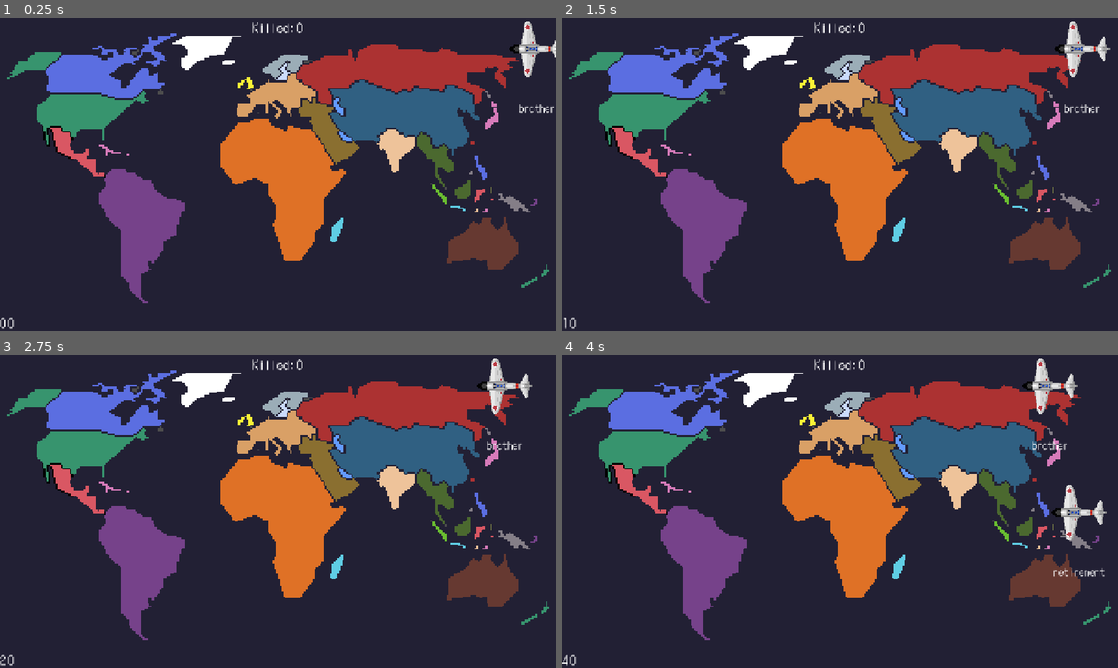
Above: before the commit, frames 1-4 (two rows, left to right).
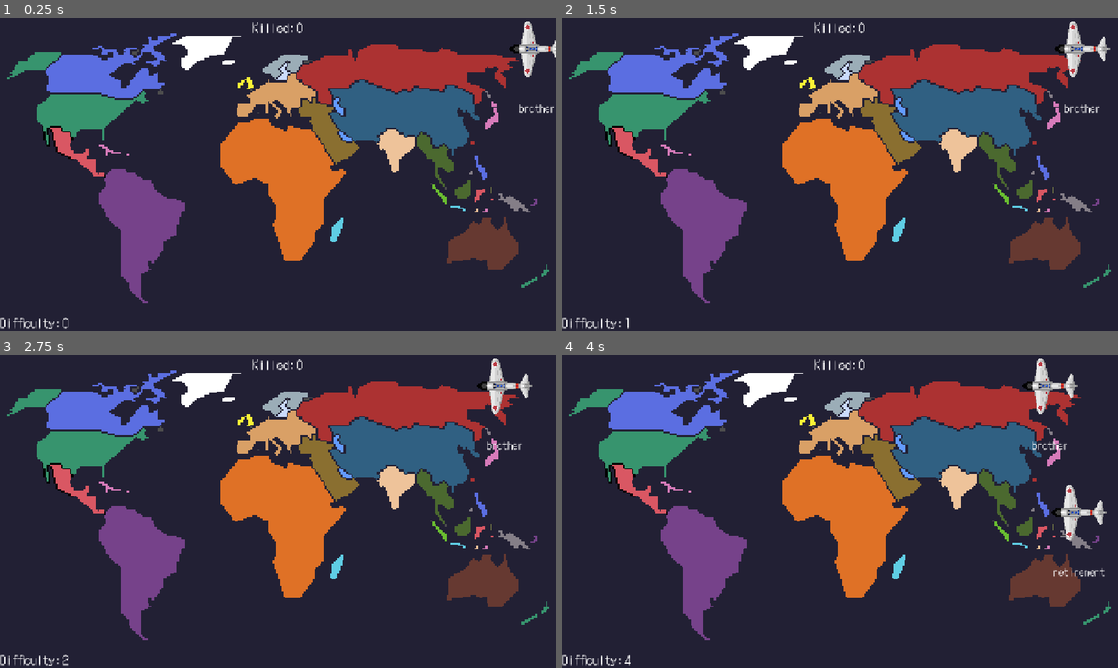
Above: after the commit, the same moments.

Repository: injust90/mnemosyne
Game: Godot game, scene res://scenes/main.tscn
Two runs of this game, one before a commit and one after it. Both use one fixed random seed, a clock stepped at 60 frames per second and the inputs below.
Inputs:
- Up to frame 1 (0.25 s): no input
- Up to frame 2 (1.5 s): tap Enter at 0.5 s
- Up to frame 3 (2.75 s): no input
- Up to frame 4 (4 s): no input

The runs differ from the first frame. In frame 1, 0.1% of the frame differs, in the area x 0-13%, y 95-100%; in frame 2, 0.2%; in frame 3, 0.2%; in frame 4, 0.2%.

Commit message:
Did a small refactor to put the logic in enemy.gd away from main.gd

Diff:
--- a/Scripts/Main.gd
+++ b/Scripts/Main.gd
@@ -2,69 +2,24 @@
 
 var Enemy = preload("res://scenes/enemy.tscn")
 
-@onready var enemy_container = $EnemyContainer
 @onready var spawn_container = $SpawnContainer
 @onready var spawn_timer = $SpawnTimer
 @onready var difficulty_timer = $DifficultyTimer
 
-@onready var difficulty_value = $CanvasLayer/VBoxContainer/BottomRow/HBoxContainer/DifficultyLabel
+@onready var enemy_container = $EnemyContainer
+@onready var difficulty_value = $CanvasLayer/VBoxContainer/BottomRow/HBoxContainer/DifficultyValue
 @onready var killed_value = $CanvasLayer/VBoxContainer/TopRow2/TopRow/EnemiesKilledValue
 @onready var game_over_screen = $CanvasLayer/GameOverScreen
 
 # var to "lock in" to the desired enemy
-var active_enemy = null
 var current_letter_index: int = -1
 
 var difficulty: int = 1
 var enemies_killed = 0
+var active_enemy = null
 
 func _ready() -> void:
 	start_game()
-
-
-# Find a new active enemy, set index, set character, return to break out
-func find_new_active_enemy(typed_character: String):
-	# Go through and if enemy's prompt is equal, set to enemy found
-	for enemy in enemy_container.get_children():
-		var prompt = enemy.get_prompt()
-		var next_character = prompt.substr(0, 1)
-		# var next_character = prompt.substr(0, 1).to_lower()
-		print("next_character " + next_character)
-		# Is the character is the same one that was typed?
-		if next_character == typed_character:
-			current_letter_index = 1
-			print("Found new enemy that starts with %s" % next_character)
-			active_enemy = enemy
-			active_enemy.set_next_character(current_letter_index)
-			return
-
-func _unhandled_input(event: InputEvent) -> void:
-	# only fires when we get input and the key is pressed to prevent held down keystrokes
-	if event is InputEventKey and not event.is_pressed():
-		# use this variable for better autocompletion
-		var typed_event = event as InputEventKey
-		# get the letter the user types
-		var key_typed: String = typed_event.as_text_keycode().to_lower()
-
-		# find an active enemy
-		if active_enemy == null:
-			find_new_active_enemy(key_typed)
-		else:
-			var prompt = active_enemy.get_prompt()
-			var next_character = prompt.substr(current_letter_index, 1)
-			if key_typed == next_character:
-				print("successfully typed %s" % key_typed)
-				current_letter_index += 1
-				active_enemy.set_next_character(current_letter_index)
-				# Resets our enemy
-				if current_letter_index == prompt.length():
-					print("DONE!")
-					active_enemy.queue_free()
-					active_enemy = null
-					enemies_killed += 1
-					killed_value.text = str(enemies_killed)
-			else:
-				print("Incorrectly typed %s instead of %s" % [key_typed, next_character])
 
 func _on_spawn_timer_timeout() -> void:
 	spawn_enemy()
--- a/Scripts/enemy.gd
+++ b/Scripts/enemy.gd
@@ -7,11 +7,46 @@
 @export var speed: float = 0.5
 
 @onready var prompt = $RichTextLabel
+@onready var killed_value = get_node("/root/Main/CanvasLayer/VBoxContainer/TopRow2/TopRow/EnemiesKilledValue")
 @onready var prompt_text = prompt.text
+@onready var enemy_container = get_parent()
+
+var active_enemy = null
+var current_letter_index: int = -1
+var enemies_killed = 0
 
 func _ready() -> void:
 	prompt_text = PromptList.get_prompt()
 	prompt.parse_bbcode(set_center_tags(prompt_text))
+
+func _unhandled_input(event: InputEvent) -> void:
+	# only fires when we get input and the key is pressed to prevent held down keystrokes
+	if event is InputEventKey and not event.is_pressed():
+		# use this variable for better autocompletion
+		var typed_event = event as InputEventKey
+		# get the letter the user types
+		var key_typed: String = typed_event.as_text_keycode().to_lower()
+
+		# find an active enemy
+		if active_enemy == null:
+			find_new_active_enemy(key_typed)
+		else:
+			var prompt = active_enemy.get_prompt()
+			var next_character = prompt.substr(current_letter_index, 1)
+			if key_typed == next_character:
+				print("successfully typed %s" % key_typed)
+				current_letter_index += 1
+				active_enemy.set_next_character(current_letter_index)
+				# Resets our enemy
+				if current_letter_index == prompt.length():
+					print("DONE!")
+					active_enemy.queue_free()
+					active_enemy = null
+					enemies_killed += 1
+					killed_value.text = str(enemies_killed)
+			else:
+				print("Incorrectly typed %s instead of %s" % [key_typed, next_character])
+
 
 func _physics_process(_delta: float) -> void:
 	global_position.x -= speed
@@ -25,6 +60,22 @@
 
 func get_prompt() -> String:
 	return prompt.get_parsed_text()
+
+	# Find a new active enemy, set index, set character, return to break out
+func find_new_active_enemy(typed_character: String):
+	# Go through and if enemy's prompt is equal, set to enemy found
+	for enemy in enemy_container.get_children():
+		var prompt = enemy.get_prompt()
+		var next_character = prompt.substr(0, 1)
+		# var next_character = prompt.substr(0, 1).to_lower()
+		print("next_character " + next_character)
+		# Is the character is the same one that was typed?
+		if next_character == typed_character:
+			current_letter_index = 1
+			print("Found new enemy that starts with %s" % next_character)
+			active_enemy = enemy
+			active_enemy.set_next_character(current_letter_index)
+			return
 
 func set_next_character(next_character_index: int):
 	# Building up a ton of strings, will optimize later if needed
